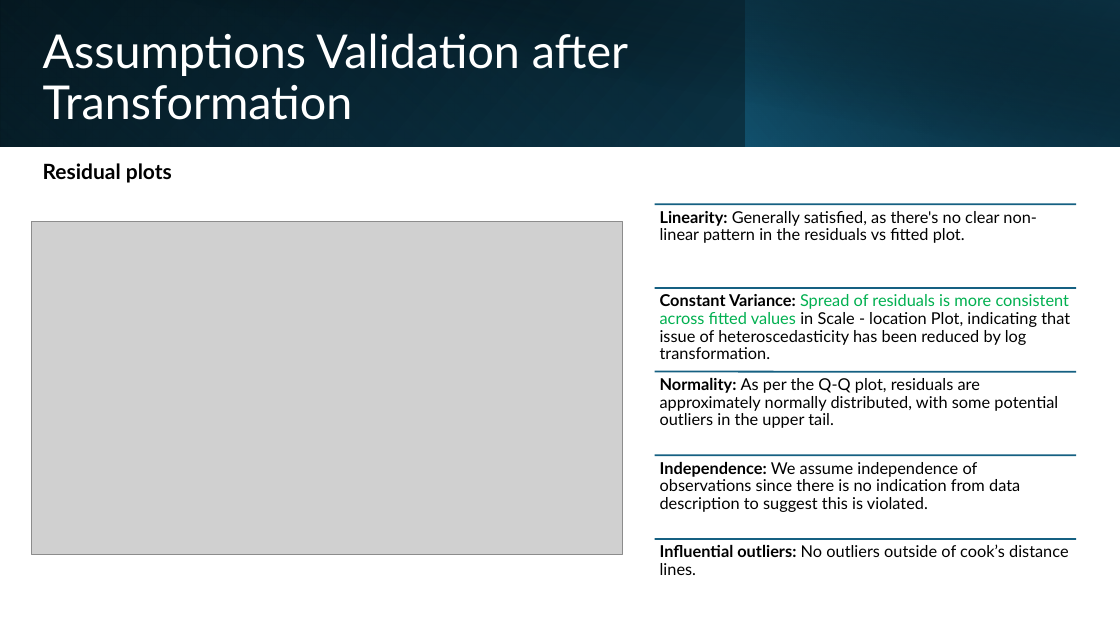
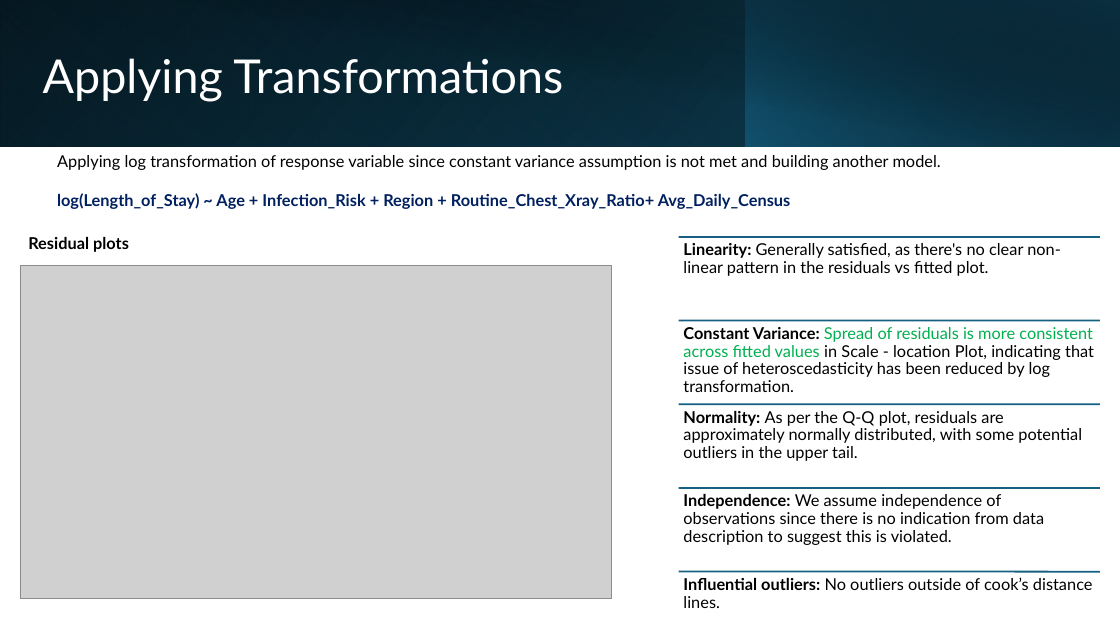
Before and after one commit to kradhakrishnan0714/Hospitalization-Stays-Prediction, a slide deck: slide 14 of Hospitalization Stays Prediction - Updated.pptx (slide 16 before the commit). Drawn at 1120x630 pixels with LibreOffice and Linux fonts; fonts in the diff are those of the drawing; grey boxes stand for pictures. Boxes give left, top, right and bottom in pixels: in the first picture for what was removed or moved away, otherwise in the second. Text is boxed around its words. In the diff, an @@ line names an element or a change of style, - is before the commit and + after.

```diff
--- a/Hospitalization Stays Prediction - Updated.pptx
+++ b/Hospitalization Stays Prediction - Updated.pptx
@@ title at [43,58,563,102]: text changed @@
-Assumptions Validation after Transformation
+Applying Transformations
@@ text added at [57,155,941,209], 14 pt, text #000000 @@
+Applying log transformation of response variable since constant variance assumption is not met and building another model.
+log(Length_of_Stay) ~ Age + Infection_Risk + Region + Routine_Chest_Xray_Ratio+ Avg_Daily_Census
@@ text "Residual plots": place and size @@
-text "Residual plots" at [43,163,172,183]
+text "Residual plots" at [28,237,129,252]
@@ text "Residual plots" at [28,237,129,252]: size 18 to 14 pt @@
@@ picture: place and size @@
-picture at [32,221,623,555]
+picture at [20,266,612,599]
@@ 5 texts, 5 lines: place and size @@
-5 texts, 5 lines at [655,204,1076,575]
+5 texts, 5 lines at [679,237,1101,608]
```
Also in this commit, not shown: 5 other slides changed, 3 slides removed.
